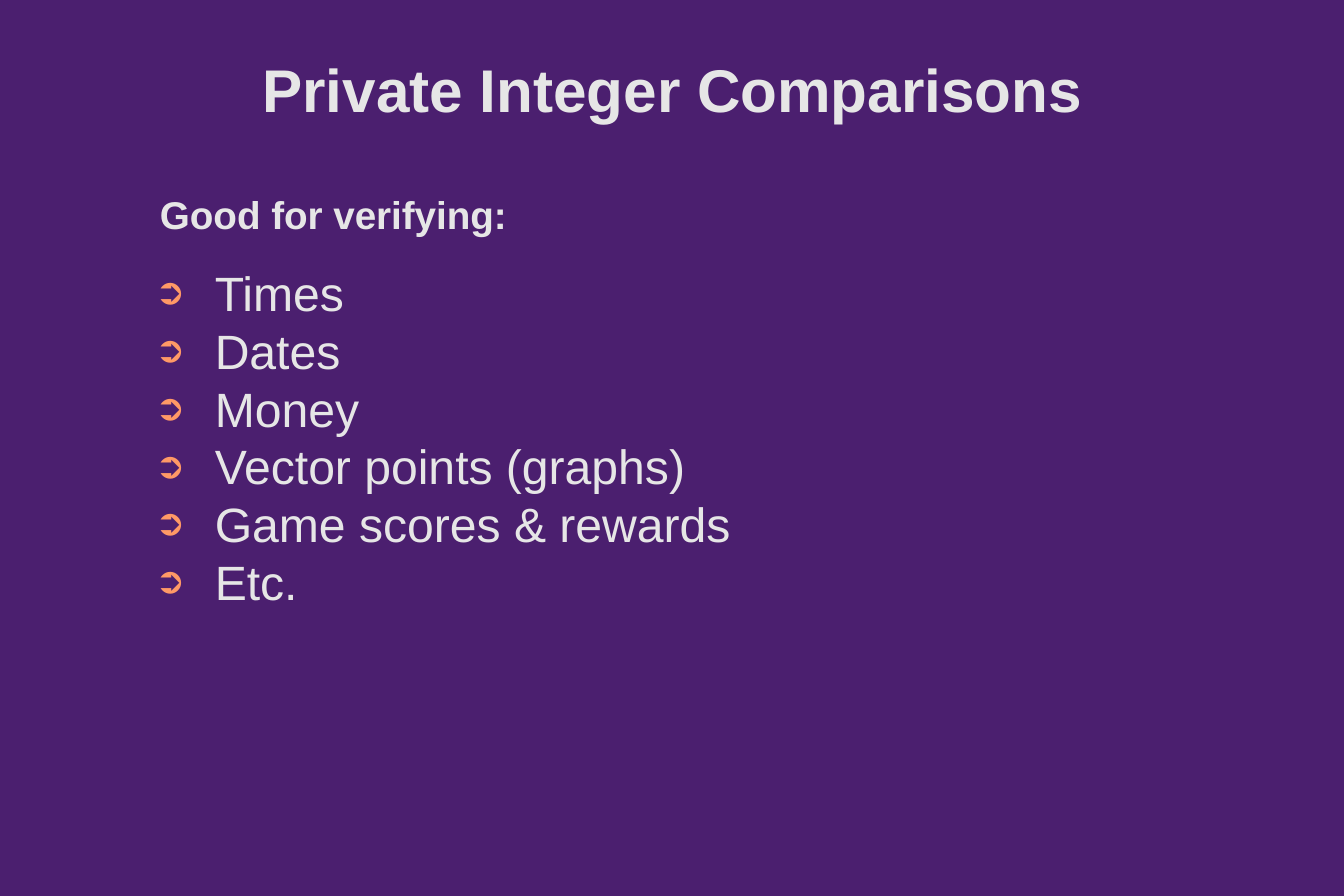
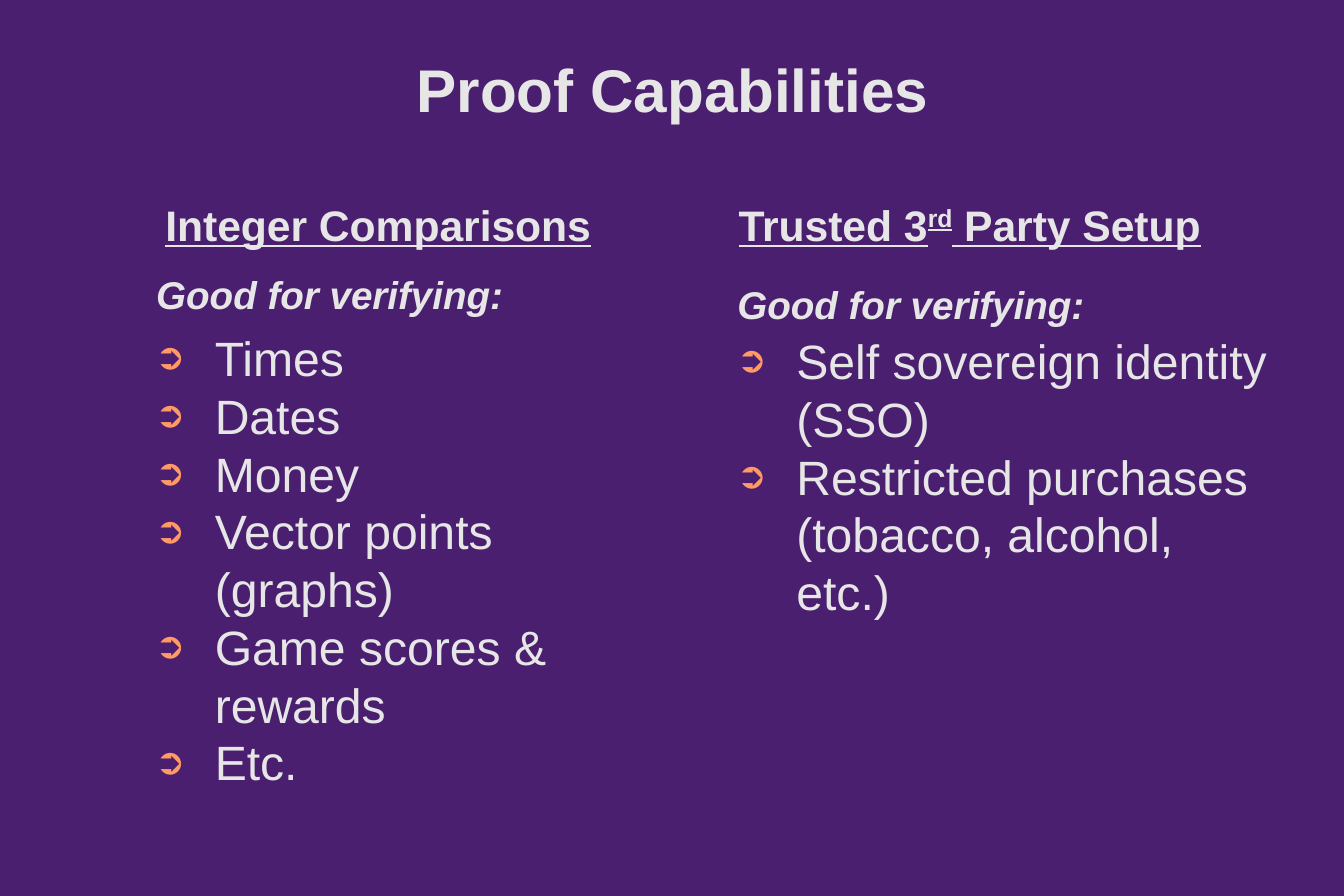
Before and after one commit to Chain-of-Insight/pop-machine-glow, a slide deck: slide 3 of Documentation/presentation/pitchdeck/slides.odp. Drawn at 1344x896 pixels with LibreOffice and Linux fonts; fonts in the diff are those of the drawing; background and template pictures are left out. Boxes give left, top, right and bottom in pixels: in the first picture for what was removed or moved away, otherwise in the second. Text is boxed around its words. In the diff, an @@ line names an element or a change of style, - is before the commit and + after.

```diff
--- a/Documentation/presentation/pitchdeck/slides.odp
+++ b/Documentation/presentation/pitchdeck/slides.odp
@@ title added at (x1=416, y1=68, x2=928, y2=123), 34.3 pt, text #E6E6E6, bold @@
+Proof Capabilities
@@ title "Good for verifying:" moved from (x1=160, y1=201, x2=506, y2=236) to (x1=156, y1=281, x2=503, y2=316) @@
@@ title "Good for verifying:" at (x1=156, y1=281, x2=503, y2=316): italic on @@
@@ title at (x1=165, y1=210, x2=591, y2=250): text changed; size 34.3 to 24.3 pt @@
-Private Integer Comparisons
+Integer Comparisons
@@ title added at (x1=739, y1=210, x2=1200, y2=250), 24.3 pt, text #E6E6E6, bold, underline @@
+Trusted 3rd Party Setup
@@ title added at (x1=737, y1=291, x2=1084, y2=326), 22 pt, text #E6E6E6, bold, italic @@
+Good for verifying:
@@ text "Times" rewrapped from (x1=215, y1=276, x2=730, y2=601) to (x1=215, y1=341, x2=501, y2=781) @@
@@ text added at (x1=796, y1=344, x2=1266, y2=620), 27.4 pt, text #E6E6E6 @@
+➲ Self sovereign identity (SSO)
+➲ Restricted purchases (tobacco, alcohol, etc.)
```
Also in this commit, not shown: 1 other slide changed.
